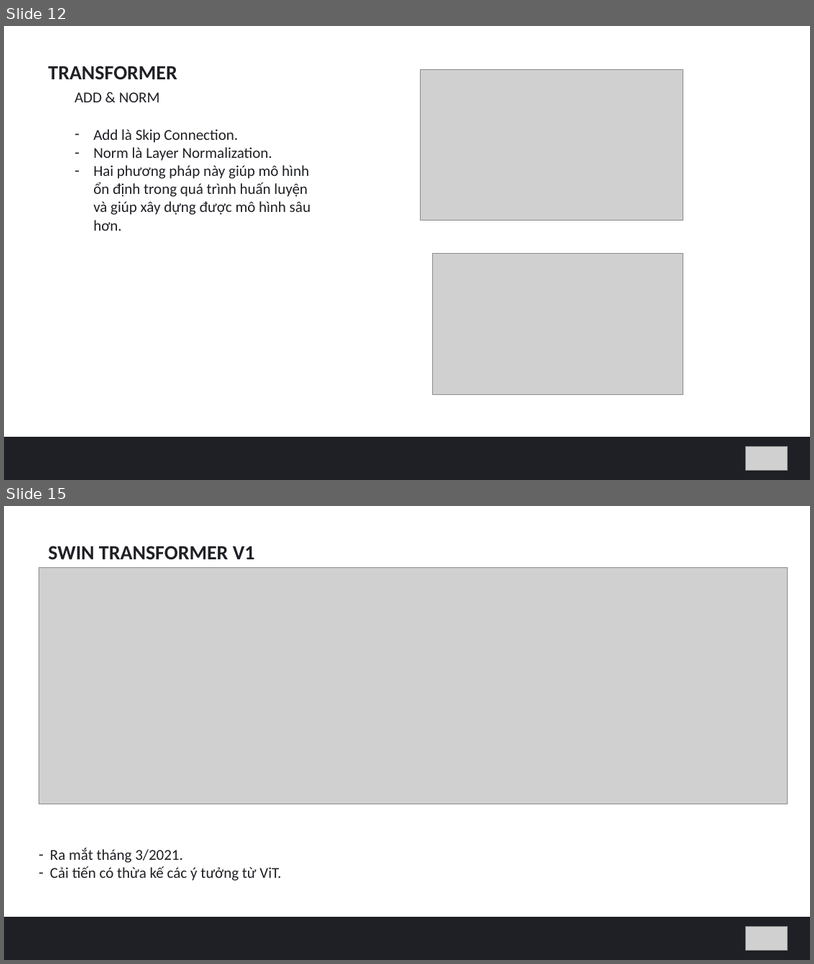
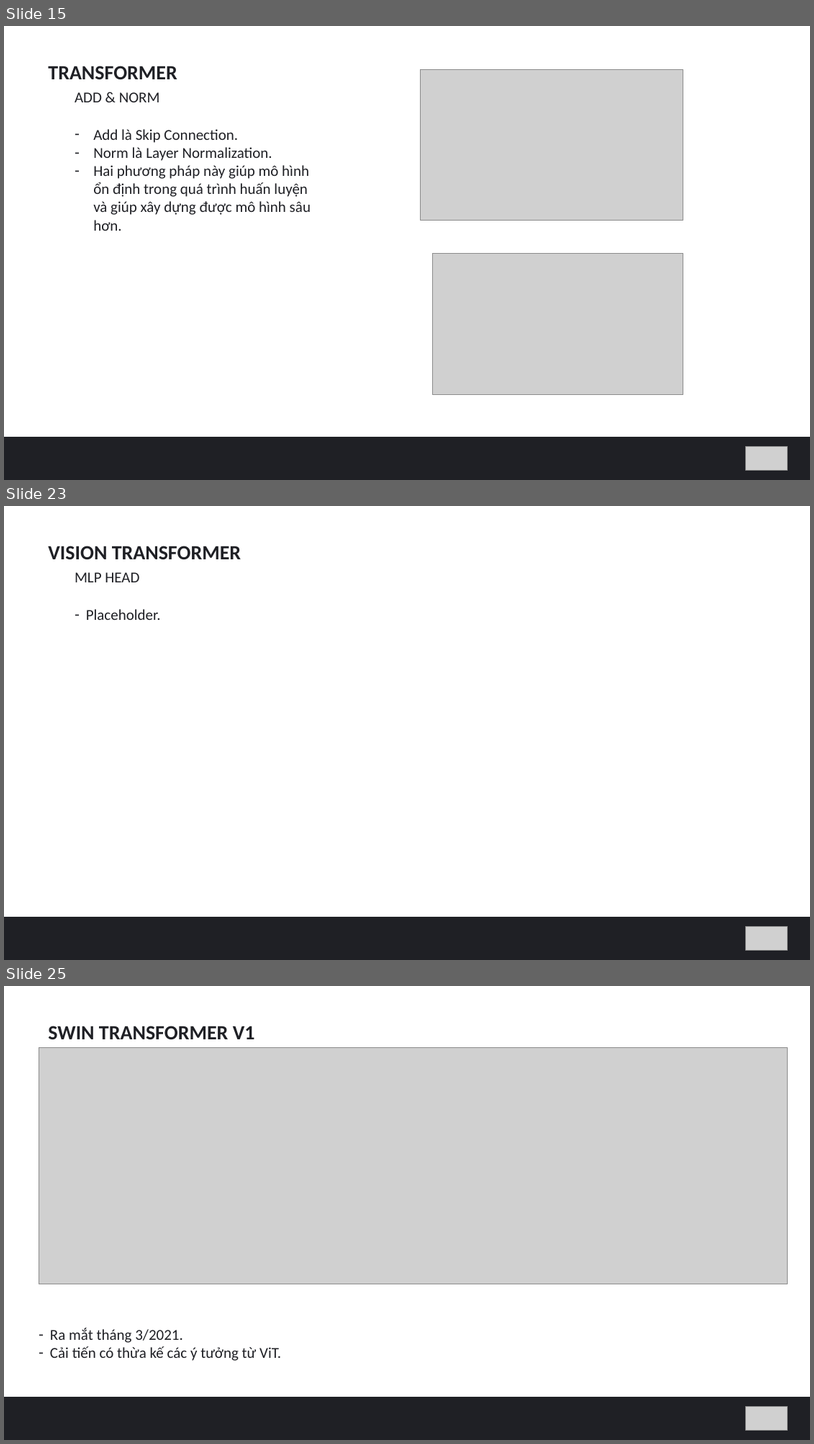
Before and after one commit to hungvm2/MoD_machine_learning, a slide deck: slide1.pptx. Shown one above the other, each under a label of ours: slides 12 and 15 before the commit, slides 15, 23 and 25 after it; the slides between them are not shown. The pictures are 814x964 and 814x1444 pixels, drawn with LibreOffice and Linux fonts; fonts in the diff are those of the drawing; grey boxes stand for pictures. Boxes give left, top, right and bottom in pixels: in the first picture for what was removed or moved away, otherwise in the second. Text is boxed around its words. In the diff, an @@ line names an element or a change of style, - is before the commit and + after.

```diff
--- a/slide1.pptx
+++ b/slide1.pptx
@@ slide 23 added at <box>4,506,810,960</box>, background #FFFFFF @@
@@ text added at <box>48,546,241,559</box>, 24 pt, text #1F2025, bold @@
+VISION TRANSFORMER
@@ text added at <box>75,572,139,582</box>, 18 pt, text #1F2025 @@
+MLP HEAD
@@ text added at <box>86,609,161,620</box>, 18 pt, text #1F2025 @@
+– Placeholder.
@@ rectangle added at <box>4,917,810,960</box>, fill #1F2025 @@
@@ picture added at <box>746,926,788,950</box> @@
@@ what was slide 12 is now slide 15 @@
@@ what was slide 15 is now slide 25 @@
```
Also in this commit, not shown: 3 slides changed, 10 other slides added.
